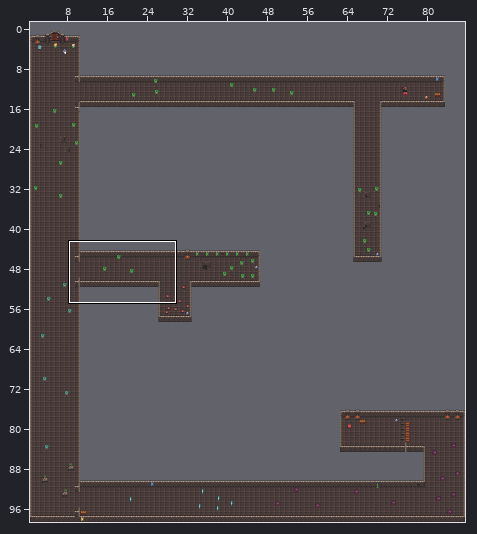
An edit to a level. Tiled map, resources/dungeon-03.tmx. Above, an overview of the earlier version with the close-up marked.
Close-up. Old version:
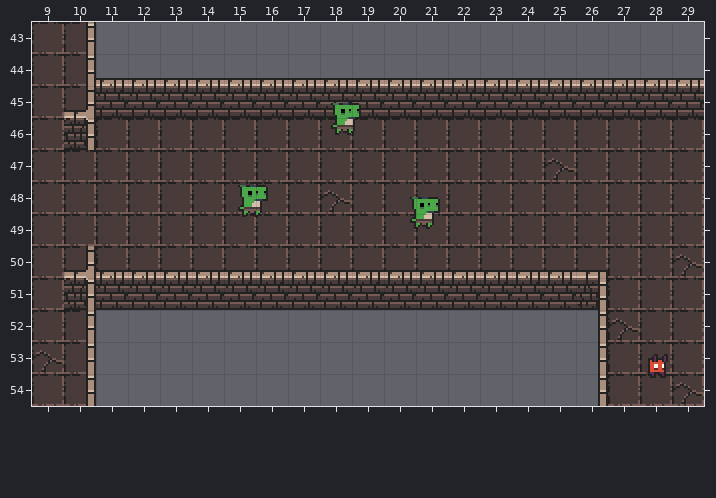
Cells are 16x16 px. Shown: x 9..29, y 43..54. The commit also changed other parts of the map, which this record leaves out.
The result:
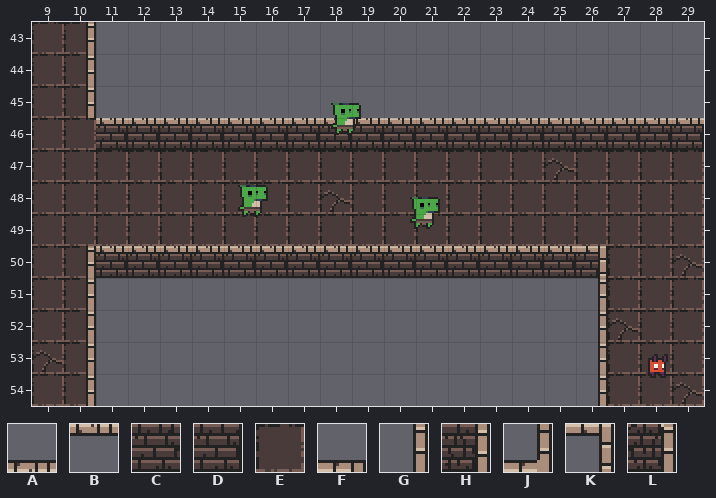
Key: from "dungeon": A 2, B 2 flipped up-down, C 34, D 35, E 129, F 227, G 256, H 259, J 261 flipped left-right, K 291 flipped up-down, L 293 flipped left-right.
_ is an empty cell.
Tiles replaced or removed in this view: A, C, E, F, H, J, L.
From old to new:
Changed rows in their new state; . is an unchanged cell.
Layer "Ground":
first column x 11:
46 DDDDDDDDDDDDDDDDDDD
first column x 11:
50 DDDDDDDDDDDDDDDD
Layer "Walls":
first column x 10:
44 .___________________
45 G___________________
46 _BBBBBBBBBBBBBBBBBBB
first column x 10:
50 GBBBBBBBBBBBBBBBK
51 G_______________G
